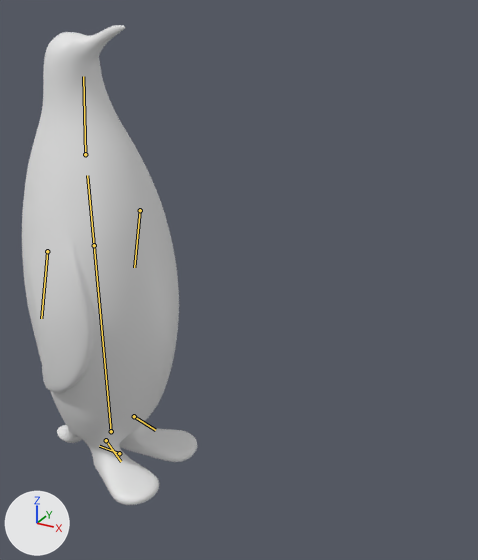
The glTF model penguin-standing-rig.glb: old version first, new version second.
Camera for both pictures: a 50 mm camera at (0.0907, -0.1032, 0.1061) aimed at (0.0323, 0.0031, 0.053). Lighting does not change. The marker at lower left points along +X, +Y and +Z. The picture after the commit comes second. The bones that bend it are drawn over the model as lines.

Names of what the first picture shows: 'PEL_penguin'.
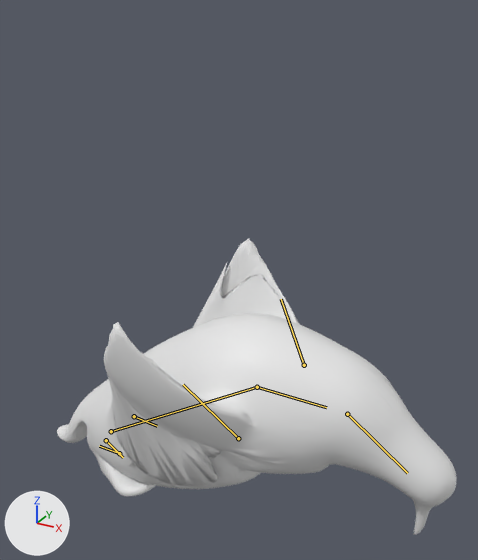
The newer file adds an action. The first version stands in its rest pose; the second is drawn at frame 22 of the action 'Peck'.

The edits, one by one:
Bone 'body' (bone_body) turns from (0, 0, 0) to (0, 0, -58) degrees about its own x, y and z.
Bone 'body' (bone_body) is rescaled from (1.0, 1.0, 1.0) to (1.0, 0.97, 1.0).
Bone 'chest' (bone_chest) turns from (0, 0, 0) to (0, 0, -31) degrees about its own x, y and z.
Bone 'flipper.L' (bone_flipper_l) turns from (0, 0, 0) to (26, -4, 38) degrees about its own x, y and z.
Bone 'flipper.R' (bone_flipper_r) turns from (0, 0, 0) to (-9, -1, 45) degrees about its own x, y and z.
Bone 'head' (bone_head) turns from (0, 0, 0) to (-3, -1, -31) degrees about its own x, y and z.
Bone 'foot.L' (bone_foot_l) turns from (0, 0, 0) to (12, -2, -7) degrees about its own x, y and z.
Bone 'foot.R' (bone_foot_r) turns from (0, 0, 0) to (12, 4, -7) degrees about its own x, y and z.

Location of each change, (x1, y1, x2, y2) in pixels of the pictures (478 x 560 px):
'PEL_penguin', posed (127% wider, 38% shorter): before (22, 25, 197, 505); after (57, 239, 456, 535)
bone 'body', root to tip: before (111, 431) to (94, 245); after (111, 431) to (257, 387)
bone 'chest', root to tip: before (94, 245) to (87, 175); after (257, 387) to (326, 407)
bone 'flipper.L', root to tip: before (140, 210) to (134, 267); after (304, 365) to (281, 299)
bone 'flipper.R', root to tip: before (47, 251) to (41, 318); after (238, 438) to (183, 384)
bone 'head', root to tip: before (85, 154) to (83, 76); after (347, 414) to (407, 473)
bone 'foot.L', root to tip: before (134, 416) to (155, 430); after (134, 416) to (157, 426)
bone 'foot.R', root to tip: before (106, 440) to (121, 461); after (106, 440) to (123, 457)
